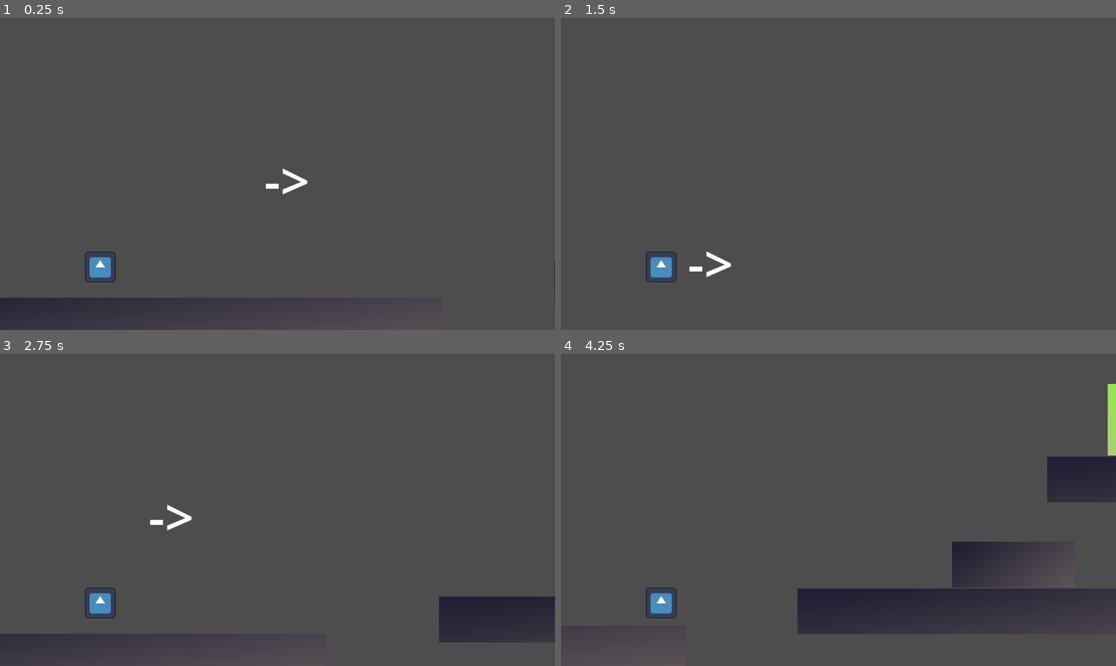
Above: before the commit, frames 1-4 (two rows, left to right).
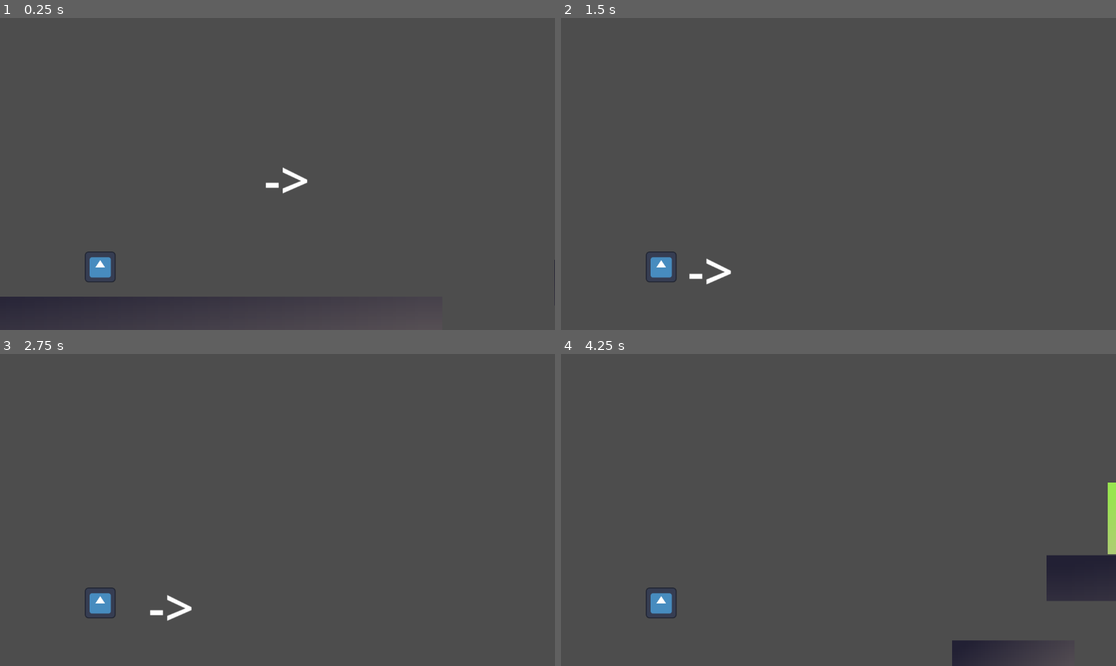
Above: after the commit, the same moments.

Repository: OdraMstar/godot_platform_practique
Game: Godot game, scene res://scenes/level/level.tscn
Same seed, same stepped clock (60 frames per second), same inputs: the game is played once before the commit and once after it. Before the commit the project has no main scene; this scene is started directly in both runs. The engine's default icon, where the game draws it, is replaced by a stand-in: a white triangle on a blue panel in a dark square.
Inputs:
- Up to frame 1 (0.25 s): no input
- Up to frame 2 (1.5 s): hold W (jump) 0.53-1.28 s; hold D (right) from 0.53 s (still down); tap W (jump) at 1.35 s
- Up to frame 3 (2.75 s): tap W (jump) at 1.52, 1.82 s; release D (right) at 2.03 s; hold A (left) from 2.03 s (still down); hold W (jump) from 2.03 s (still down)
- Up to frame 4 (4.25 s): release A (left) at 2.78 s; release W (jump) at 2.78 s; hold D (right) from 2.78 s (still down); tap W (jump) at 2.85, 3.02, 3.32 s; hold W (jump) from 3.53 s (still down)

The runs differ from the first frame. In frame 1, 0.2% of the frame differs, in the area x 0-100%, y 47-93%; in frame 2, 0.3%; in frame 3, 4.2%; in frame 4, 12%, in the area x 42-100%, y 9-100%.

Commit message:
added state patter for jumping

Diff:
--- a/project.godot
+++ b/project.godot
@@ -11,6 +11,7 @@
 [application]
 
 config/name="Plataformer"
+run/main_scene="res://scenes/level/level.tscn"
 config/features=PackedStringArray("4.3", "GL Compatibility")
 config/icon="res://icon.svg"
 
@@ -25,11 +26,13 @@
 left={
 "deadzone": 0.5,
 "events": [Object(InputEventKey,"resource_local_to_scene":false,"resource_name":"","device":-1,"window_id":0,"alt_press …(191 unchanged characters)…
+, Object(InputEventKey,"resource_local_to_scene":false,"resource_name":"","device":-1,"window_id":0,"alt_pressed":false,"shift_pressed":false,"ctrl_pressed":false,"meta_pressed":false,"pressed":false,"keycode":0,"physical_keycode":4194319,"key_label":0,"unicode":0,"location":0,"echo":false,"script":null)
 ]
 }
 right={
 "deadzone": 0.5,
 "events": [Object(InputEventKey,"resource_local_to_scene":false,"resource_name":"","device":-1,"window_id":0,"alt_press …(192 unchanged characters)…
+, Object(InputEventKey,"resource_local_to_scene":false,"resource_name":"","device":-1,"window_id":0,"alt_pressed":false,"shift_pressed":false,"ctrl_pressed":false,"meta_pressed":false,"pressed":false,"keycode":0,"physical_keycode":4194321,"key_label":0,"unicode":0,"location":0,"echo":false,"script":null)
 ]
 }
 
--- a/scripts/character.gd
+++ b/scripts/character.gd
@@ -1,70 +1,38 @@
 extends CharacterBody2D
-
-enum State
-{
-	FLOOR,
-	ATTACK,
-	DECAY,
-	SUSTAIN,
-	RELEASE,
-}
+class_name Player
 
 const SPEED = 300.0
-const JUMP_VELOCITY = -40000.0
+const JUMP_VELOCITY = -6000.0
 
 @export var timeAttack :float = 0.3
 @export var timeDecay :float = 0.1
 
 var double_jump_active = false
-var current_state = State.RELEASE
 var timer  : float = 0.0
 
+var state : State
+var state_floor_ : StateFloor
+
+var jump_pressed :bool = false
+func _ready():
+	initialize_state_jump()
+
+	pass
 func _physics_process(delta):
-	# Add the gravity.
+
 	timer += delta
 
-	if( current_state == State.ATTACK):
-		#print(current_state)
-		if( timer<=timeAttack ):
-			velocity.y += JUMP_VELOCITY * delta * timer
-			pass
-		else:
-			timer = 0
-			current_state = State.DECAY
-			velocity.y = 0
-		pass
-	if( current_state == State.DECAY):
-		if( timer<=timeDecay):
-			velocity.y -= JUMP_VELOCITY * delta * timer
-			pass
-		else:
-			timer = 0;
-			current_state = State.SUSTAIN
-		pass
-	if(current_state == State.SUSTAIN && Input.is_action_pressed("jump")):
-		timer = 0;
-		velocity.y = 0
-		pass
-	if(current_state == State.SUSTAIN && not Input.is_action_pressed("jump")):
-		timer = 0
-		velocity.y = 0
-		current_state = State.RELEASE
+	if(Input.is_action_pressed("jump")):
+		jump_pressed = true
+	else:
+		jump_pressed = false
 
-	if not is_on_floor() && (current_state == State.RELEASE || current_state == State.FLOOR):
-		velocity += get_gravity() * (timer ** 2) * delta
-		pass
 
-	if is_on_floor():
-		timer = 0
-		current_state = State.FLOOR
-		pass
 
-	# Handle jump.
-	if Input.is_action_pressed("jump") and (current_state == State.FLOOR && is_on_floor()) :
-		double_jump_active = true
-		current_state = State.ATTACK
-		#print(current_state)
-		pass
+	state = state.get_next_state()
+	state.calculated_speed()
+
+
 	var direction = Input.get_axis("left", "right")
 	if direction:
 		velocity.x = direction * SPEED
@@ -72,3 +40,29 @@
 		velocity.x = move_toward(velocity.x, 0, SPEED)
 
 	move_and_slide()
+
+func initialize_state_jump():
+	var state_attack = StateAttack.new()
+	var state_decay = StateDecay.new()
+	var state_sustain = StateSustain.new()
+	var state_release = StateRelease.new()
+	var state_floor = StateFloor.new()
+
+	state_attack.player = self
+	state_decay.player = self
+	state_sustain.player = self
+	state_release.player = self
+	state_floor.player = self
+
+	state_attack.next_state = state_decay
+	state_decay.next_state = state_sustain
+	state_sustain.next_state = state_release
+	state_release.next_state = state_floor
+	state_floor.next_state = state_attack
+
+	state_attack.time_limit = timeAttack
+	state_decay.time_limit = timeDecay
+
+	state=state_release
+	state_floor_ = state_floor
+	pass
--- /dev/null
+++ b/scripts/state.gd
@@ -0,0 +1,12 @@
+extends Node
+class_name State
+#base class
+var time_limit : float = 0
+var next_state :State = null
+var player : Player
+
+func calculated_speed():
+	return 0
+
+func get_next_state() -> State:
+	return next_state
--- /dev/null
+++ b/scripts/state_attack.gd
@@ -0,0 +1,14 @@
+extends State
+class_name StateAttack
+
+func calculated_speed():
+	player.velocity.y = player.JUMP_VELOCITY * player.timer
+
+func get_next_state() -> State:
+	if player.timer >= time_limit:
+		#print("change state " + str(player.timer) )
+		player.timer = 0
+		player.velocity.y = 0
+		return next_state
+	return self
+	pass
--- /dev/null
+++ b/scripts/state_decay.gd
@@ -0,0 +1,14 @@
+extends State
+class_name StateDecay
+
+func calculated_speed():
+	player.velocity.y = player.JUMP_VELOCITY * player.timer * -1
+
+func get_next_state() -> State:
+	if player.timer >= time_limit:
+		#print("change state " + str(player.timer) )
+		player.timer = 0
+		player.velocity.y = 0
+		return next_state
+	return self
+	pass
--- /dev/null
+++ b/scripts/state_floor.gd
@@ -0,0 +1,15 @@
+extends State
+class_name StateFloor
+
+func calculated_speed():
+	if not player.is_on_floor():
+		player.velocity += player.get_gravity() * (player.timer ** 2)
+
+func get_next_state() -> State:
+	if player.jump_pressed and player.is_on_floor():
+		player.timer =0
+		return next_state
+	if player.is_on_floor():
+		player.timer=0
+	return self
+	pass
--- /dev/null
+++ b/scripts/state_release.gd
@@ -0,0 +1,14 @@
+extends State
+class_name StateRelease
+
+func calculated_speed():
+	if not player.is_on_floor():
+		player.velocity += player.get_gravity() * (player.timer ** 2) * 0.1
+
+func get_next_state() -> State:
+	if player.is_on_floor():
+		player.timer = 0
+		return next_state
+	else:
+		return self
+	pass
--- /dev/null
+++ b/scripts/state_sustain.gd
@@ -0,0 +1,13 @@
+extends State
+class_name StateSustain
+
+func calculated_speed():
+	player.velocity.y =0
+
+func get_next_state() -> State:
+	if  not player.jump_pressed:
+		player.timer = 0
+		player.velocity.y = 0
+		return next_state
+	return self
+	pass
Not shown, added: export_presets.cfg
Not shown, changed: .gitignore
